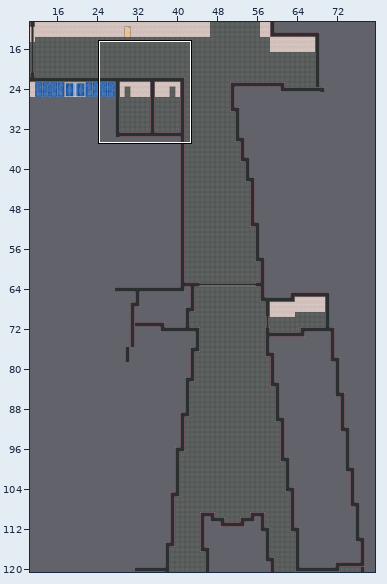
Tiled map (JSON), stored at maps/rooms/sek2.tmj. Above: a wide view before the commit, with the close-up outlined.
Close-up. First the earlier version:
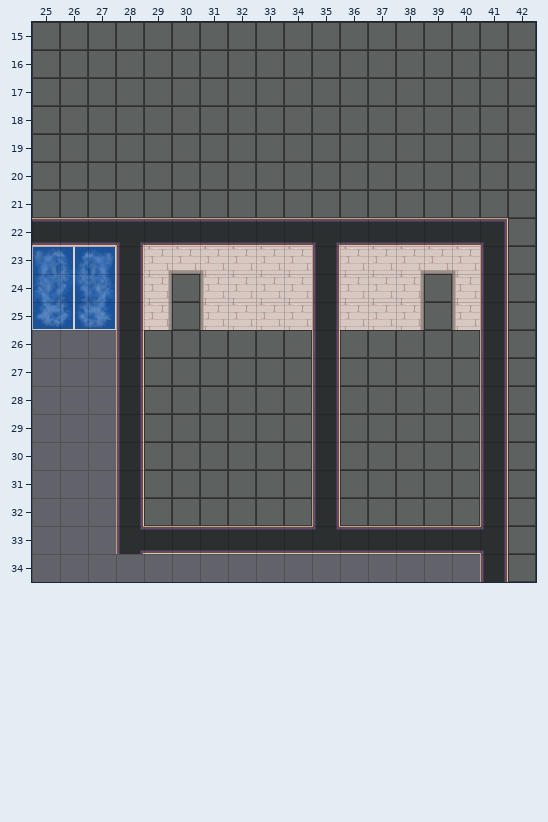
Cells are 32x32 px. Shown: x 25..42, y 15..34. The commit also changed other parts of the map, which this record leaves out. The old version is drawn lined up with the new one.
After the commit:
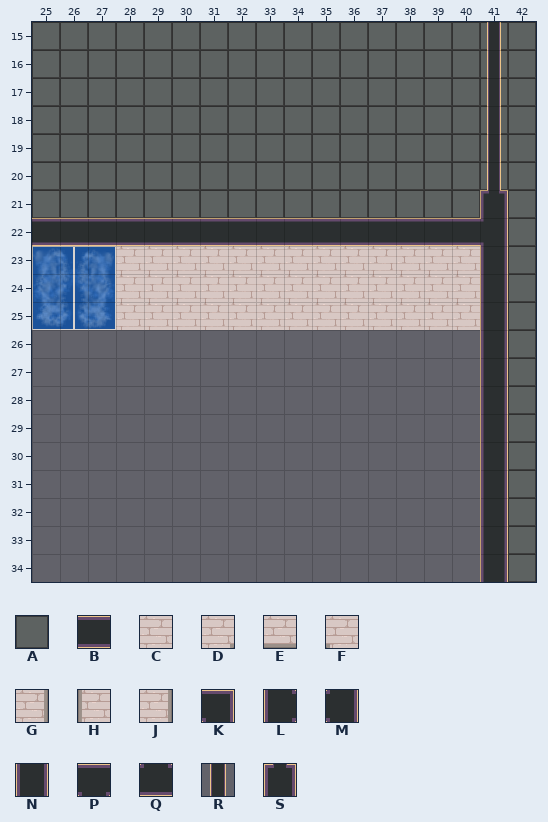
Key: from "Chunk 1": A 0, B 2, C 3, D 4, E 5, F 6, G 7, H 9, J 10, K 54, L 55, M 56, N 57, P 59, Q 60, R 64, S 65.
_ is an empty cell, # one hidden under a higher layer.
What changed:
map size 100x200 -> 100x140 cells (old content now starts at 0,-20; both pictures use the new coordinates)
Layer "floor":
y 24..25: x 30 A -> _; x 39 A -> _
y 26..27: x 29..34 AAAAAA -> ______; x 36..40 AAAAA -> _____
y 28: x 29..40 AAAAAA#AAAAA -> ____________
y 29..31: x 29..34 AAAAAA -> ______; x 36..40 AAAAA -> _____
y 32: x 29..40 AAAAAA#AAAAA -> ____________
Layer "walls":
y 23: x 28..31 _DEF -> CCCC; x 38..40 DEF -> CCC
y 24: x 28..31 _G_H -> CCCC; x 35 _ -> C; x 38..40 G_H -> CCC
y 25: x 28..31 _J_H -> CCCC; x 35 _ -> C; x 38..40 J_H -> CCC
Layer "wall_top":
y 15..20: x 41 _ -> R
y 21: x 41 _ -> S
y 22: x 28 P -> B; x 35 P -> B; x 41 K -> M
y 23..32: x 28 N -> _; x 35 N -> _
y 33: x 28..41 LBBBBBBQBBBBBM -> _____________N
